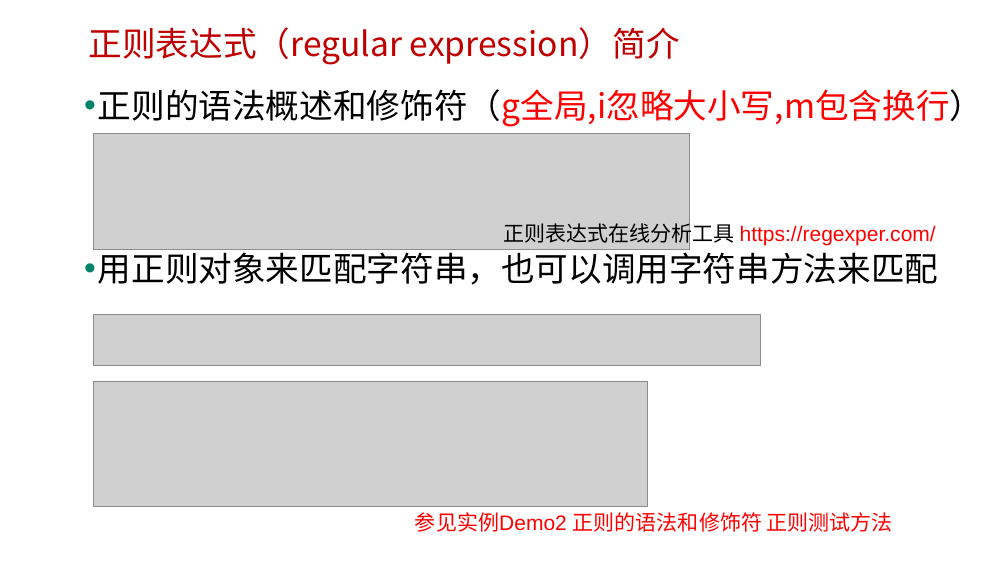
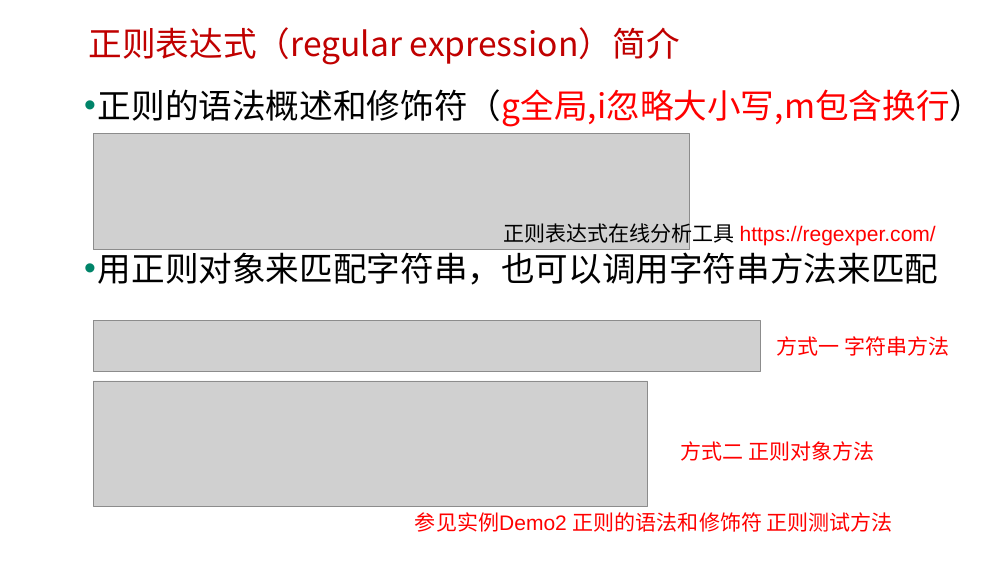
Before and after one commit to edu2act/course-javascript-advanced, a slide deck: slide 5 of 课程PPT/10.JavaScript标准内置对象-构造器（RegExp、Error）.pptx. Drawn at 1008x567 pixels with LibreOffice and Linux fonts; fonts in the diff are those of the drawing; grey boxes stand for pictures; background and template pictures are left out. Boxes give left, top, right and bottom in pixels: in the first picture for what was removed or moved away, otherwise in the second. Text is boxed around its words. In the diff, an @@ line names an element or a change of style, - is before the commit and + after.

```diff
--- a/课程PPT/10.JavaScript标准内置对象-构造器（RegExp、Error）.pptx
+++ b/课程PPT/10.JavaScript标准内置对象-构造器（RegExp、Error）.pptx
@@ picture: place and size @@
-picture at [93,315,760,365]
+picture at [93,321,760,371]
@@ text added at [777,336,950,356], 20 pt, text #FF0000 @@
+方式一 字符串方法
@@ text added at [681,441,874,461], 20 pt, text #FF0000 @@
+方式二 正则对象方法
```
Also in this commit, not shown: 5 other slides changed, 2 slides added, 1 slide removed, 14 other files.
